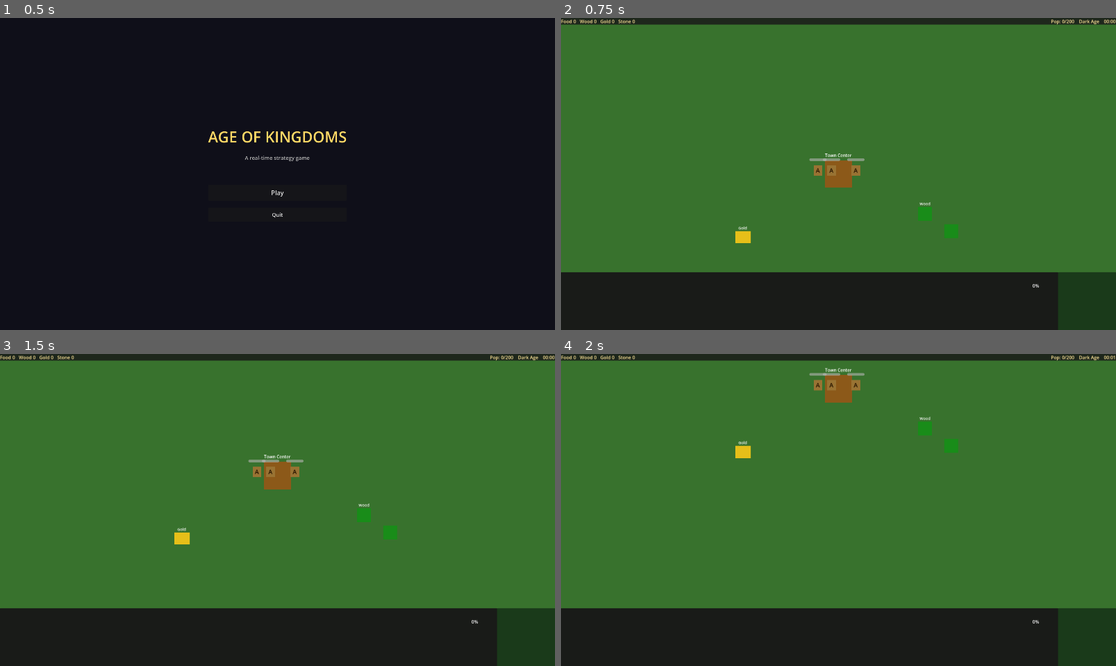
Above: before the commit, frames 1-4 (two rows, left to right).
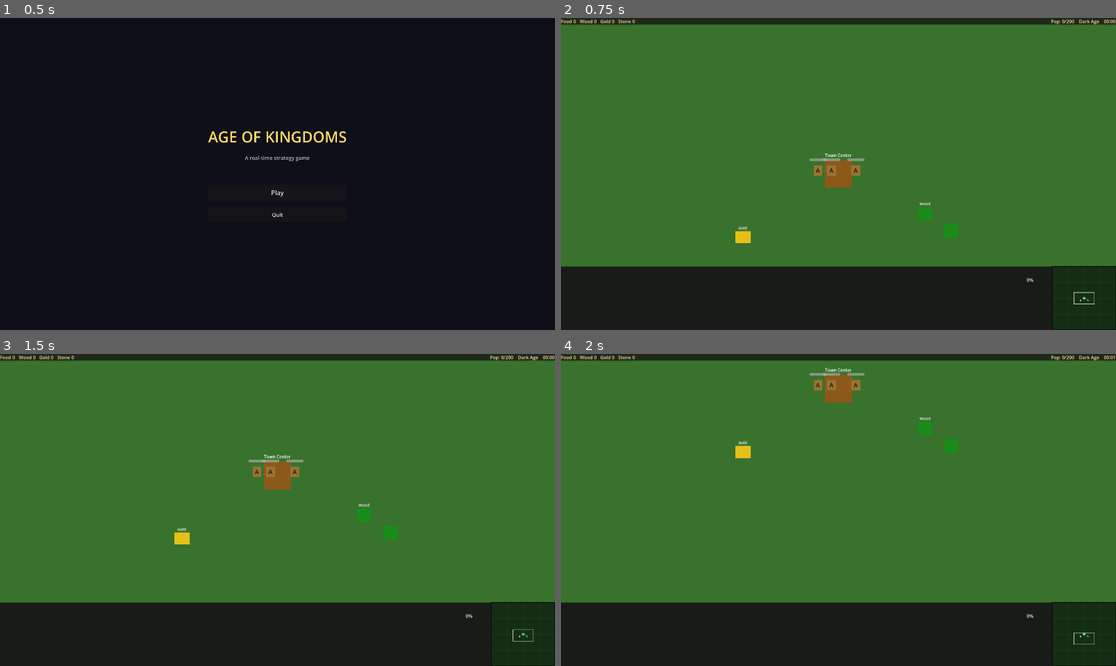
Above: after the commit, the same moments.

Repository: enrimr/rts-game-godot
Game: Godot game, scene res://scenes/game/main_menu.tscn
The game is run twice, just before and just after one commit, with the same random seed, the same clock (stepped at 60 frames per second) and the same inputs.
Inputs (mouse positions are in pixels of both pictures, inside the frame that each line leads up to):
- Up to frame 1 (0.5 s): no input
- Up to frame 2 (0.75 s): click "Play" at 0.5 s
- Up to frame 3 (1.5 s): tap Enter at 1.25 s; move the mouse to (399, 494) at 1.27 s; hold S (camera_pan_down) from 1.28 s (still down); click (399, 494) at 1.42 s
- Up to frame 4 (2 s): keep holding S (camera_pan_down)

Frame 1 is identical in both runs. In frame 2, 2.1% of the frame differs, in the area x 0-100%, y 79-100%; in frame 3, 2.1%; in frame 4, 2.1%.

Commit message:
Implement live minimap with units, resources and camera viewport
- Add MinimapRenderer (Control + _draw) that renders every frame:
  - Dark green background with subtle grid lines
  - ResourceNodes as colored 5px squares (green=wood, gold=gold, grey=stone)
  - DropOffBuildings as 8px brown squares
  - Units as 3px blue circles
  - Camera viewport as a white rectangle
- Replace MinimapPlaceholder ColorRect with the new Control node
- Wire world_node and camera_node from game_world._ready() via %Minimap
- Left-click or drag on minimap moves the camera to that world position

Co-Authored-By: Claude Sonnet 4.6 <noreply@anthropic.com>

Diff:
--- a/project/scenes/ui/hud/hud.tscn
+++ b/project/scenes/ui/hud/hud.tscn
@@ -1,7 +1,8 @@
-[gd_scene load_steps=5 format=3 uid="uid://hud_main_scene"]
+[gd_scene load_steps=6 format=3 uid="uid://hud_main_scene"]
 
 [ext_resource type="Script" path="res://scripts/ui/hud_manager.gd" id="1_hudmgr"]
 [ext_resource type="Script" path="res://scripts/ui/resource_display.gd" id="2_resdisplay"]
+[ext_resource type="Script" path="res://scripts/ui/minimap.gd" id="3_minimap"]
 
 [sub_resource type="StyleBoxFlat" id="StyleBoxFlat_topbar"]
 bg_color = Color(0.1, 0.1, 0.1, 0.85)
@@ -192,16 +193,17 @@
 
 [node name="MinimapPanel" type="Panel" parent="HUDRoot/BottomBar/BottomLayout"]
 layout_mode = 2
-custom_minimum_size = Vector2(200, 200)
-
-[node name="MinimapPlaceholder" type="ColorRect" parent="HUDRoot/BottomBar/BottomLayout/MinimapPanel"]
-layout_mode = 1
-anchors_preset = 15
-anchor_right = 1.0
-anchor_bottom = 1.0
-grow_horizontal = 2
-grow_vertical = 2
-color = Color(0.102, 0.227, 0.102, 1)
+custom_minimum_size = Vector2(220, 220)
+
+[node name="Minimap" type="Control" parent="HUDRoot/BottomBar/BottomLayout/MinimapPanel"]
+layout_mode = 1
+anchors_preset = 15
+anchor_right = 1.0
+anchor_bottom = 1.0
+grow_horizontal = 2
+grow_vertical = 2
+script = ExtResource("3_minimap")
+unique_name_in_owner = true
 
 [node name="PauseOverlay" type="ColorRect" parent="HUDRoot"]
 layout_mode = 1
--- a/project/scripts/game/game_world.gd
+++ b/project/scripts/game/game_world.gd
@@ -28,6 +28,12 @@
 		EventBus.unit_spawned.emit(v, 0)
 
 	hud.action_requested.connect(_on_action_requested)
+
+	var minimap: MinimapRenderer = hud.get_node_or_null("%Minimap") as MinimapRenderer
+	if minimap != null:
+		minimap.world_node = self
+		minimap.camera_node = camera
+
 	GameManager.start_game([{"id": 0}])
 
 func _process(delta: float) -> void:
--- /dev/null
+++ b/project/scripts/ui/minimap.gd
@@ -0,0 +1,106 @@
+extends Control
+
+class_name MinimapRenderer
+
+const WORLD_MIN: Vector2 = Vector2(-2000.0, -2000.0)
+const WORLD_SIZE: float = 4000.0
+
+const COLOR_BG:               Color = Color(0.08, 0.18, 0.08, 1.0)
+const COLOR_BORDER:           Color = Color(0.0,  0.0,  0.0,  1.0)
+const COLOR_UNIT_FRIENDLY:    Color = Color(0.3,  0.75, 1.0,  1.0)
+const COLOR_RESOURCE_WOOD:    Color = Color(0.15, 0.65, 0.15, 1.0)
+const COLOR_RESOURCE_GOLD:    Color = Color(0.95, 0.8,  0.1,  1.0)
+const COLOR_RESOURCE_STONE:   Color = Color(0.75, 0.75, 0.75, 1.0)
+const COLOR_BUILDING:         Color = Color(0.7,  0.5,  0.2,  1.0)
+const COLOR_CAMERA_RECT:      Color = Color(1.0,  1.0,  1.0,  0.75)
+const COLOR_GRID:             Color = Color(1.0,  1.0,  1.0,  0.06)
+
+var world_node: Node2D = null
+var camera_node: Camera2D = null
+
+func _ready() -> void:
+	mouse_filter = MOUSE_FILTER_STOP
+
+func _process(_delta: float) -> void:
+	queue_redraw()
+
+func _draw() -> void:
+	var ms: Vector2 = size
+
+	draw_rect(Rect2(Vector2.ZERO, ms), COLOR_BG)
+
+	# Subtle grid lines every 25% of the map
+	for i: int in range(1, 4):
+		var t: float = float(i) * 0.25
+		draw_line(Vector2(ms.x * t, 0.0), Vector2(ms.x * t, ms.y), COLOR_GRID, 1.0)
+		draw_line(Vector2(0.0, ms.y * t), Vector2(ms.x, ms.y * t), COLOR_GRID, 1.0)
+
+	if world_node == null:
+		draw_rect(Rect2(Vector2.ZERO, ms), COLOR_BORDER, false, 1.5)
+		return
+
+	# Resources
+	for child: Node in world_node.get_children():
+		if child is ResourceNode:
+			var rn: ResourceNode = child as ResourceNode
+			var mp: Vector2 = _to_mm(rn.global_position, ms)
+			draw_rect(Rect2(mp - Vector2(2.5, 2.5), Vector2(5.0, 5.0)),
+				_resource_color(rn.resource_type))
+
+	# Drop-off buildings (Town Center etc.)
+	for child: Node in world_node.get_children():
+		if child is DropOffBuilding:
+			var mp: Vector2 = _to_mm((child as Node2D).global_position, ms)
+			draw_rect(Rect2(mp - Vector2(4.0, 4.0), Vector2(8.0, 8.0)), COLOR_BUILDING)
+
+	# Units
+	var units_layer: Node = world_node.get_node_or_null("UnitsLayer")
+	if units_layer != null:
+		for unit: Node in units_layer.get_children():
+			if not is_instance_valid(unit):
+				continue
+			var mp: Vector2 = _to_mm((unit as Node2D).global_position, ms)
+			draw_circle(mp, 3.0, COLOR_UNIT_FRIENDLY)
+
+	# Camera viewport rectangle
+	if camera_node != null:
+		var vp_world: Vector2 = get_viewport().get_visible_rect().size / camera_node.zoom
+		var cam_pos: Vector2 = camera_node.global_position
+		var r_min: Vector2 = _to_mm(cam_pos - vp_world * 0.5, ms)
+		var r_max: Vector2 = _to_mm(cam_pos + vp_world * 0.5, ms)
+		draw_rect(Rect2(r_min, r_max - r_min), COLOR_CAMERA_RECT, false, 1.5)
+
+	draw_rect(Rect2(Vector2.ZERO, ms), COLOR_BORDER, false, 1.5)
+
+# Click on minimap → move camera to that world position
+func _gui_input(event: InputEvent) -> void:
+	if event is InputEventMouseButton:
+		var mb: InputEventMouseButton = event as InputEventMouseButton
+		if mb.pressed and mb.button_index == MOUSE_BUTTON_LEFT:
+			_move_camera_to(mb.position)
+	elif event is InputEventMouseMotion:
+		var mm: InputEventMouseMotion = event as InputEventMouseMotion
+		if mm.button_mask & MOUSE_BUTTON_MASK_LEFT:
+			_move_camera_to(mm.position)
+
+func _move_camera_to(minimap_pos: Vector2) -> void:
+	if camera_node == null:
+		return
+	camera_node.global_position = _to_world(minimap_pos, size)
+
+# --- Coordinate helpers ---
+
+func _to_mm(world_pos: Vector2, ms: Vector2) -> Vector2:
+	return (world_pos - WORLD_MIN) / WORLD_SIZE * ms
+
+func _to_world(mm_pos: Vector2, ms: Vector2) -> Vector2:
+	return mm_pos / ms * WORLD_SIZE + WORLD_MIN
+
+func _resource_color(rtype: ResourceNode.ResourceType) -> Color:
+	match rtype:
+		ResourceNode.ResourceType.GOLD:
+			return COLOR_RESOURCE_GOLD
+		ResourceNode.ResourceType.STONE:
+			return COLOR_RESOURCE_STONE
+		_:
+			return COLOR_RESOURCE_WOOD
